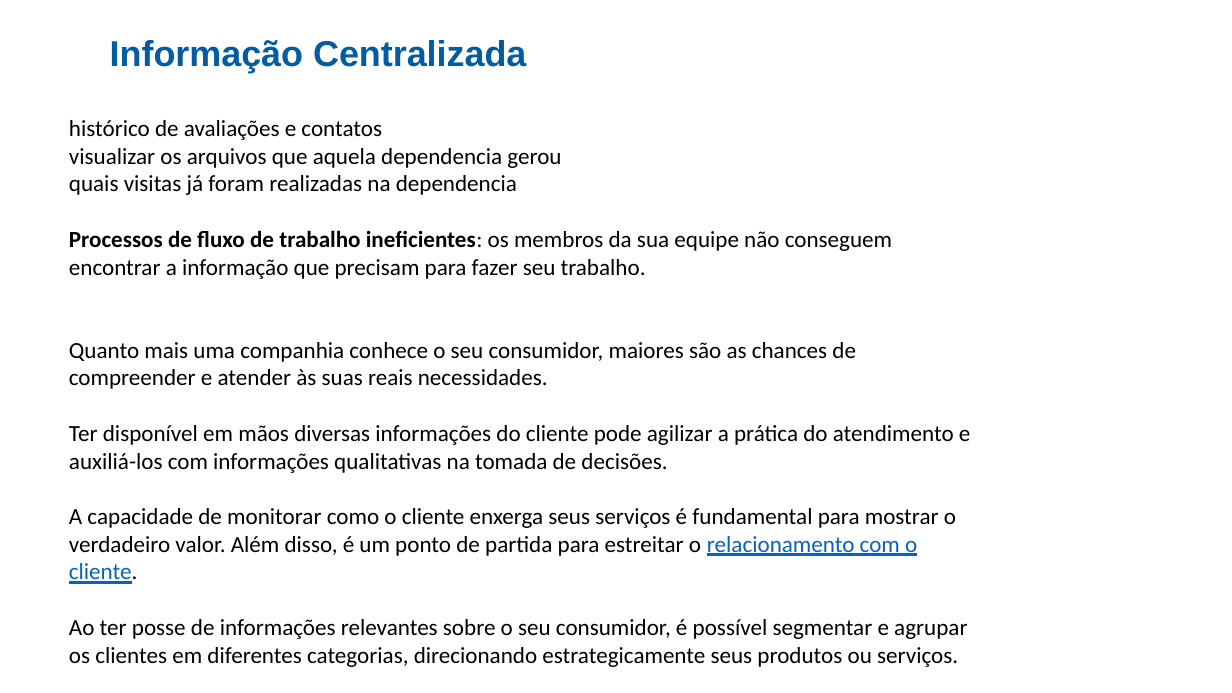
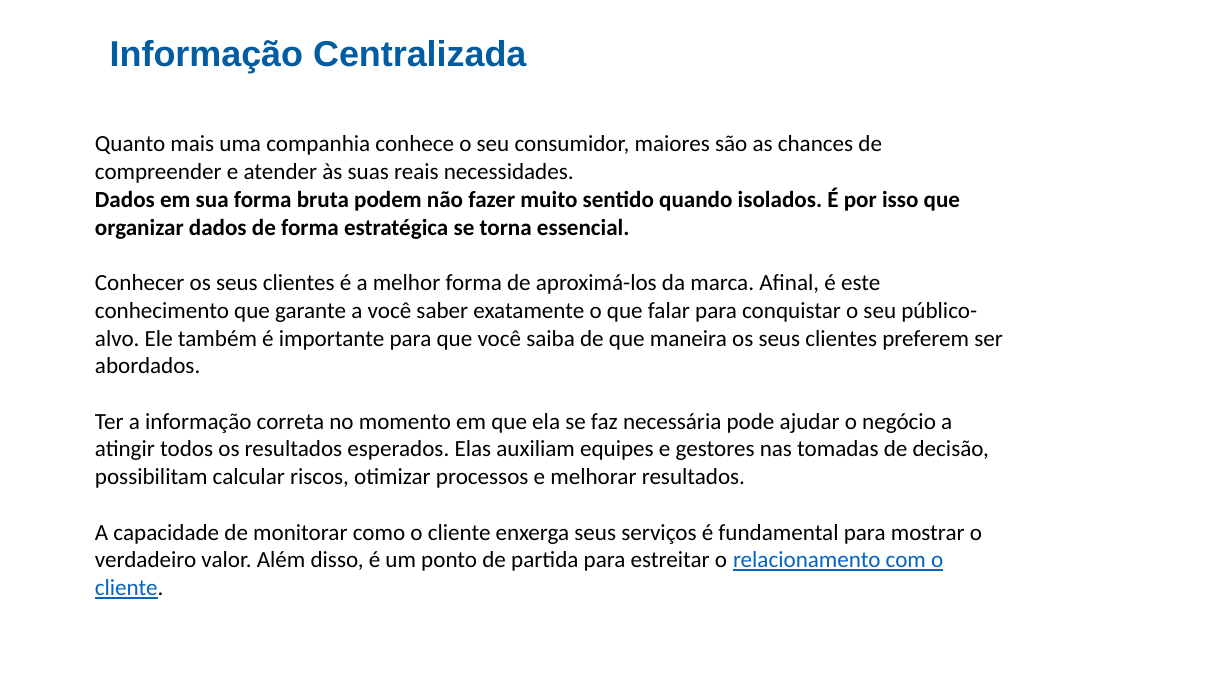
Before and after one commit to cezarnk/projetos, a slide deck: slide 2 of Apresentação Cesup Rede/Projeto 2.pptx. Drawn at 1232x693 pixels with LibreOffice and Linux fonts; fonts in the diff are those of the drawing; background and template pictures are left out. Boxes give left, top, right and bottom in pixels: in the first picture for what was removed or moved away, otherwise in the second. Text is boxed around its words. In the diff, an @@ line names an element or a change of style, - is before the commit and + after.

```diff
--- a/Apresentação Cesup Rede/Projeto 2.pptx
+++ b/Apresentação Cesup Rede/Projeto 2.pptx
@@ text at [69, 120, 892, 279]: paragraphs removed @@
-histórico de avaliações e contatos
-visualizar os arquivos que aquela dependencia gerou
-quais visitas já foram realizadas na dependencia
-Processos de fluxo de trabalho ineficientes: os membros da sua equipe não conseguem encontrar a informação que precisam para fazer seu trabalho.
@@ text "Quanto mais uma companhia conhece ...": place and size @@
-text "Quanto mais uma companhia conhece ..." at [69, 120, 970, 667]
+text "Quanto mais uma companhia conhece ..." at [95, 135, 1003, 599]
@@ text at [95, 187, 1003, 488]: text changed @@
-Ter disponível em mãos diversas informações do cliente pode agilizar a prática do atendimento e auxiliá-los com informações qualitativas na tomada de decisões.
+Dados em sua forma bruta podem não fazer muito sentido quando isolados. É por isso que organizar dados de forma estratégica se torna essencial.
+Conhecer os seus clientes é a melhor forma de aproximá-los da marca. Afinal, é este conhecimento que garante a você saber exatamente o que falar para conquistar o seu público-alvo. Ele também é importante para que você saiba de que maneira os seus clientes preferem ser abordados.
+Ter a informação correta no momento em que ela se faz necessária pode ajudar o negócio a atingir todos os resultados esperados. Elas auxiliam equipes e gestores nas tomadas de decisão, possibilitam calcular riscos, otimizar processos e melhorar resultados.
@@ text at [69, 619, 967, 667]: paragraph removed @@
-Ao ter posse de informações relevantes sobre o seu consumidor, é possível segmentar e agrupar os clientes em diferentes categorias, direcionando estrategicamente seus produtos ou serviços.
```
Also in this commit, not shown: 1 slide added, 3 other files.
